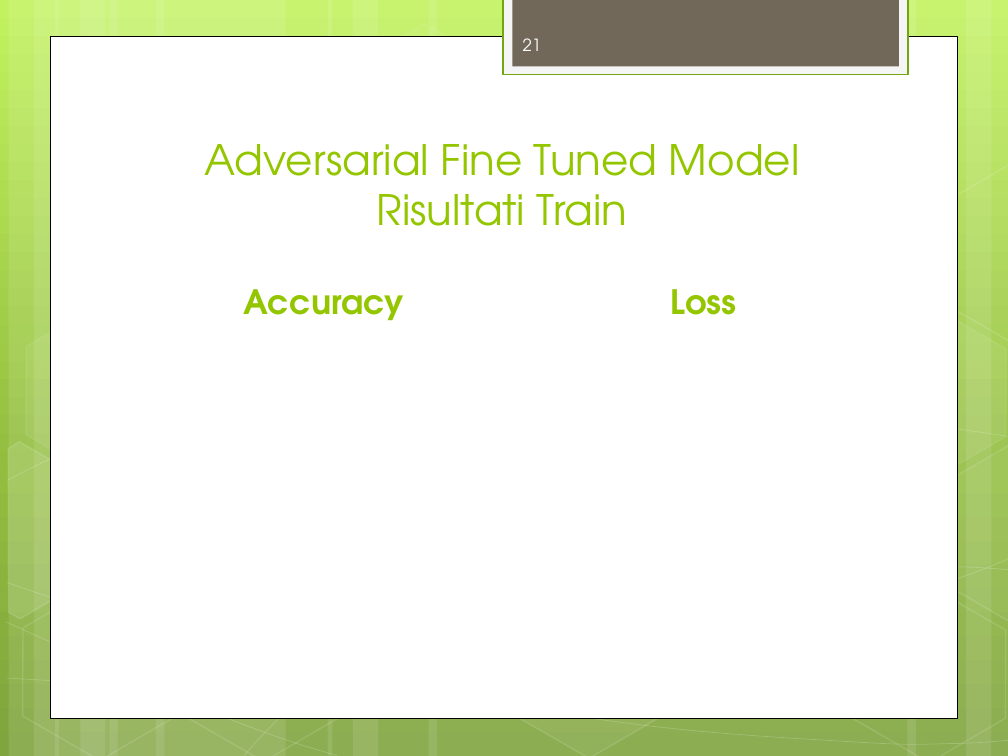
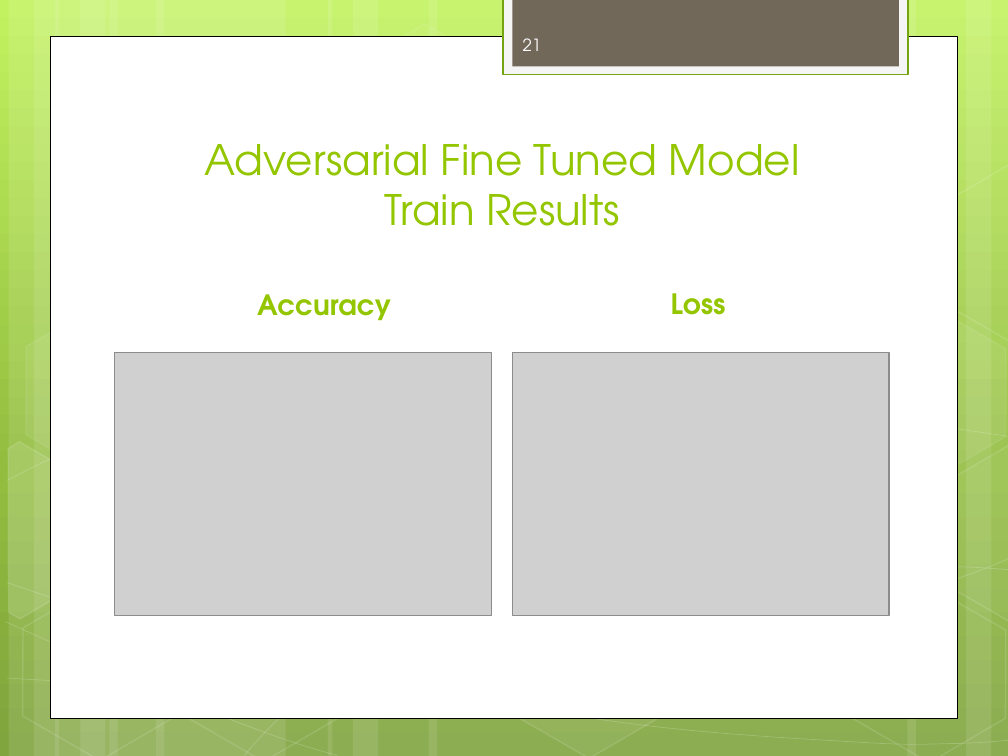
Before and after one commit to RaiMar96/AdversarialAttacksAndInterpretability-covid-chestxray-, a slide deck: slide 21 of docs/ProjectOverview.pptx. Drawn at 1008x756 pixels with LibreOffice and Linux fonts; fonts in the diff are those of the drawing; grey boxes stand for pictures. Boxes give left, top, right and bottom in pixels: in the first picture for what was removed or moved away, otherwise in the second. Text is boxed around its words. In the diff, an @@ line names an element or a change of style, - is before the commit and + after.

```diff
--- a/docs/ProjectOverview.pptx
+++ b/docs/ProjectOverview.pptx
@@ title at (x1=205, y1=144, x2=800, y2=226): text changed @@
-Adversarial Fine Tuned Model
-Risultati Train
+Adversarial Fine Tuned Model
+Train Results
@@ text "Accuracy" at (x1=257, y1=294, x2=391, y2=321): size 24 to 20 pt @@
@@ text "Loss" at (x1=671, y1=293, x2=726, y2=315): size 24 to 20 pt @@
@@ picture added at (x1=115, y1=353, x2=492, y2=616) @@
@@ picture added at (x1=512, y1=353, x2=889, y2=616) @@
```
Also in this commit, not shown: 10 other slides changed, 2 slides added, 1 slide removed, 1 other file.
